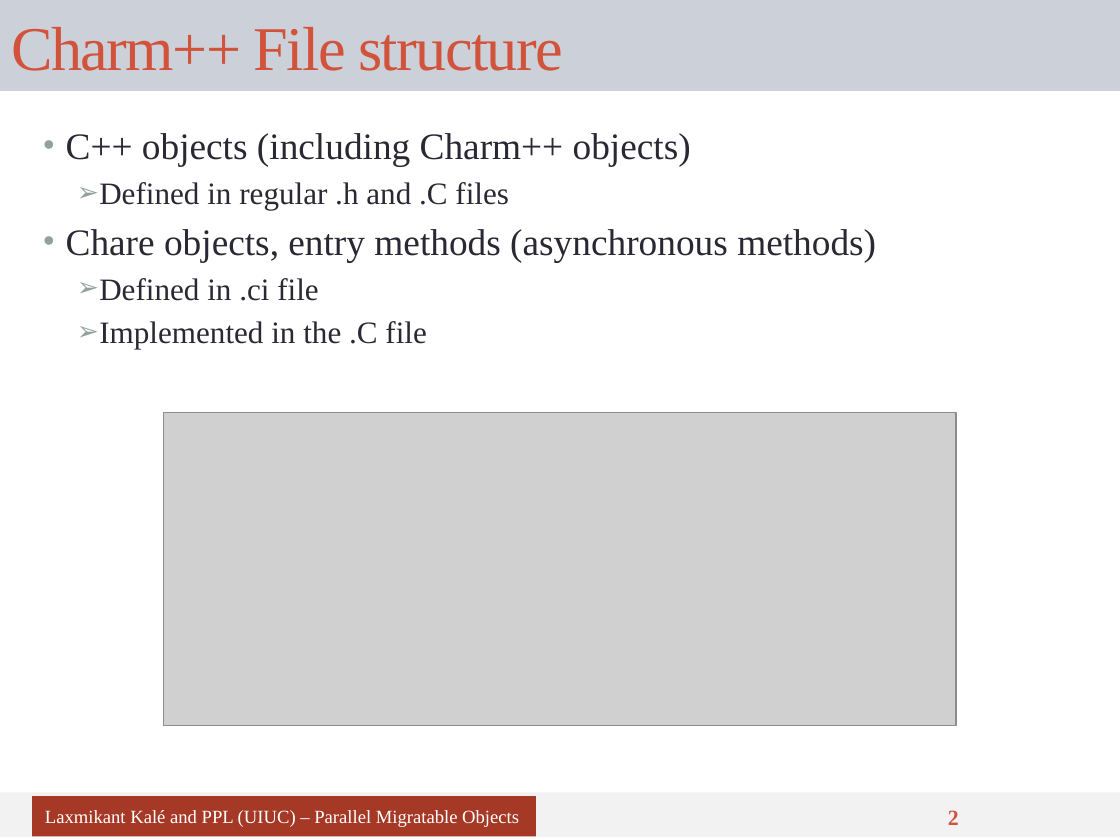
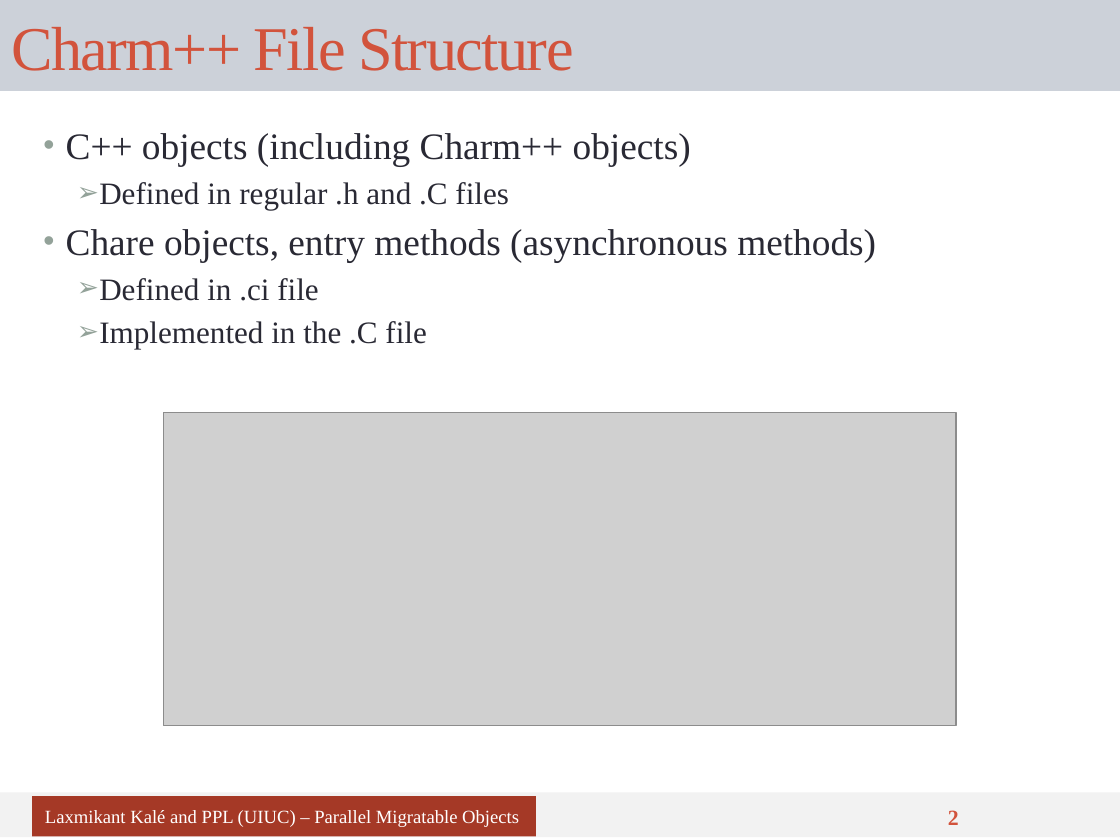
Before and after one commit to UIUC-PPL/charm_tutorial, a slide deck: slide 2 of tutorial-04-charm_basics.pptx. Drawn at 1120x840 pixels with LibreOffice and Linux fonts; fonts in the diff are those of the drawing; grey boxes stand for pictures. Boxes give left, top, right and bottom in pixels: in the first picture for what was removed or moved away, otherwise in the second. Text is boxed around its words. In the diff, an @@ line names an element or a change of style, - is before the commit and + after.

```diff
--- a/tutorial-04-charm_basics.pptx
+++ b/tutorial-04-charm_basics.pptx
@@ title at [11,27,574,71]: text changed @@
-Charm++ File structure
+Charm++ File Structure
```
Also in this commit, not shown: 14 other slides changed.
